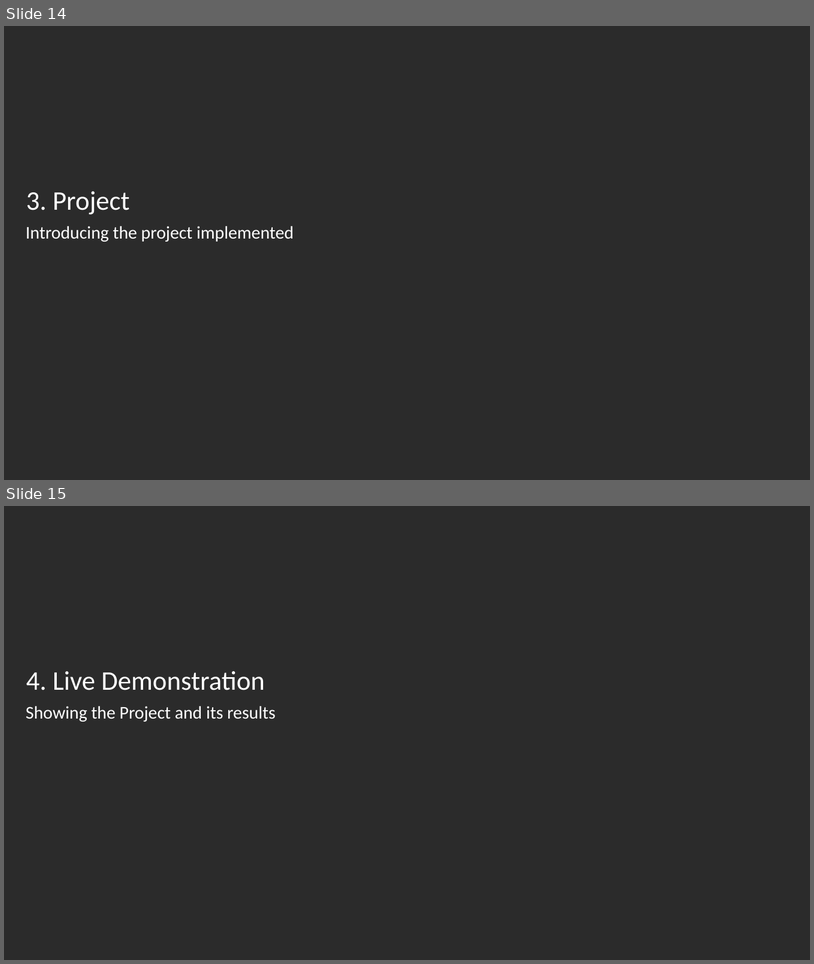
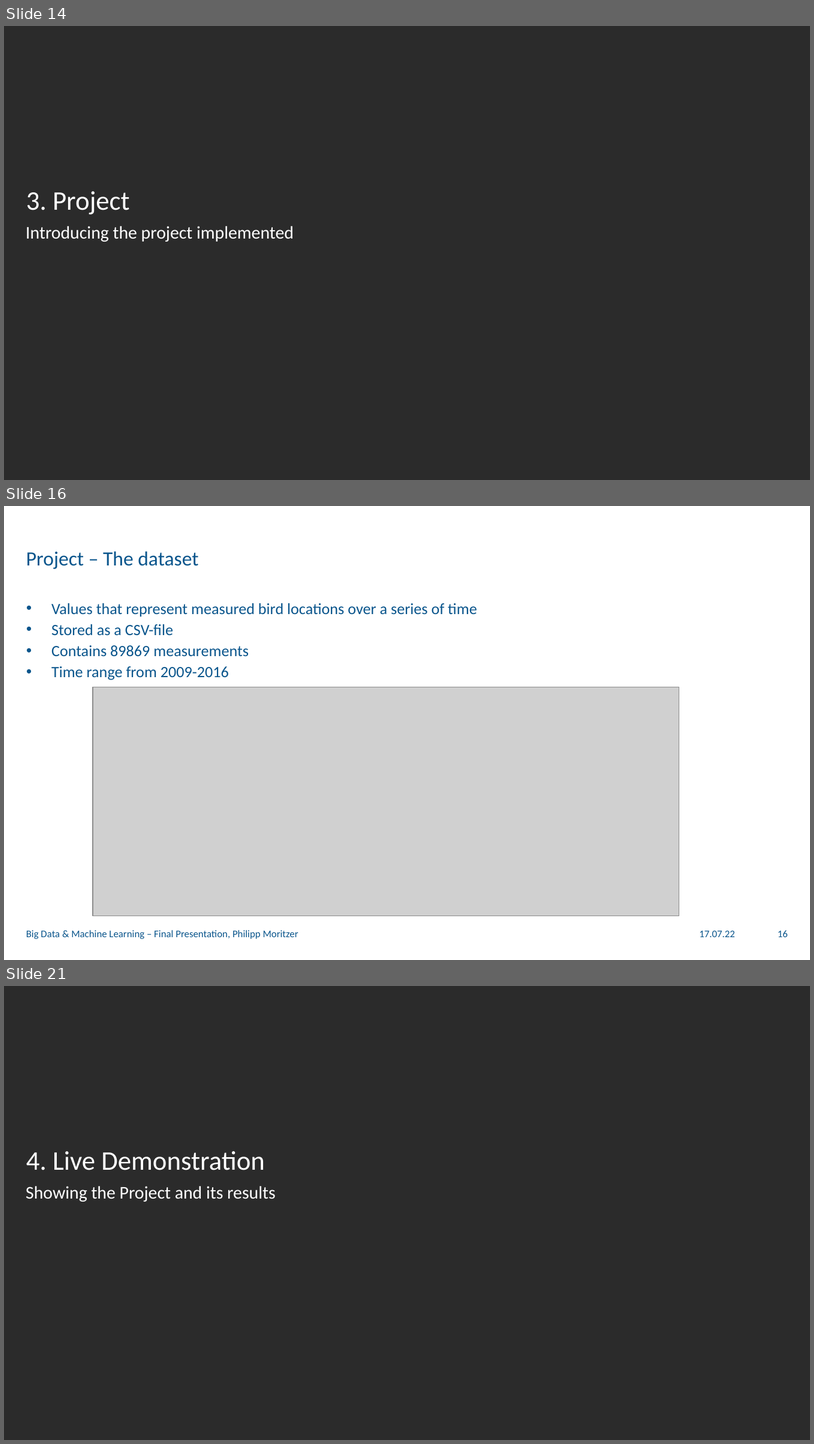
Before and after one commit to philippmoritzer/bd-ml-project, a slide deck: docs/presentation.pptx. Shown one above the other, each under a label of ours: slides 14 and 15 before the commit, slides 14, 16 and 21 after it; the slides between them are not shown. The pictures are 814x964 and 814x1444 pixels, drawn with LibreOffice and Linux fonts; fonts in the diff are those of the drawing; grey boxes stand for pictures; background and template pictures are left out; a plain dark background stands for a picture behind light text. Boxes give left, top, right and bottom in pixels: in the first picture for what was removed or moved away, otherwise in the second. Text is boxed around its words. In the diff, an @@ line names an element or a change of style, - is before the commit and + after.

Commit message:
presentation

```diff
--- a/docs/presentation.pptx
+++ b/docs/presentation.pptx
@@ slide 16 added at bbox=[4, 506, 810, 960], background picture (left out) @@
@@ title added at bbox=[26, 551, 198, 569], 18 pt, text #0A558C @@
+Project – The dataset
@@ text added at bbox=[51, 603, 477, 680], 14 pt, text #0A558C @@
+• Values that represent measured bird locations over a series of time
+• Stored as a CSV-file
+• Contains 89869 measurements
+• Time range from 2009-2016
@@ picture added at bbox=[93, 687, 679, 915] @@
@@ text added at bbox=[26, 930, 299, 939], 9 pt, text #0A558C @@
+Big Data & Machine Learning – Final Presentation, Philipp Moritzer
@@ text added at bbox=[699, 930, 735, 937], 9 pt, text #0A558C @@
+17.07.22
@@ page number added at bbox=[778, 930, 788, 937], 9 pt, text #0A558C @@
+16
@@ what was slide 15 is now slide 21 @@
```
Also in this commit, not shown: 6 other slides added, 1 other file.
